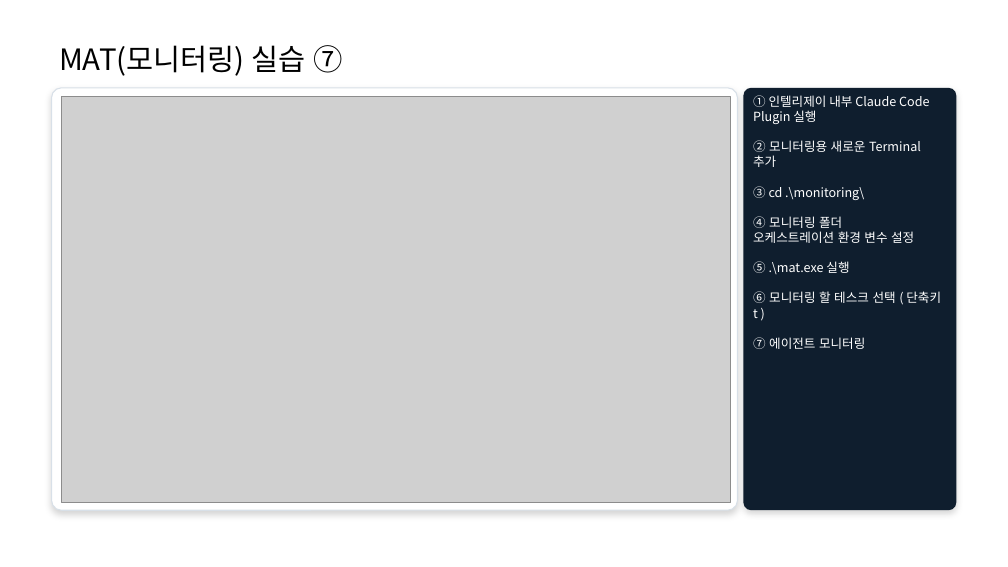
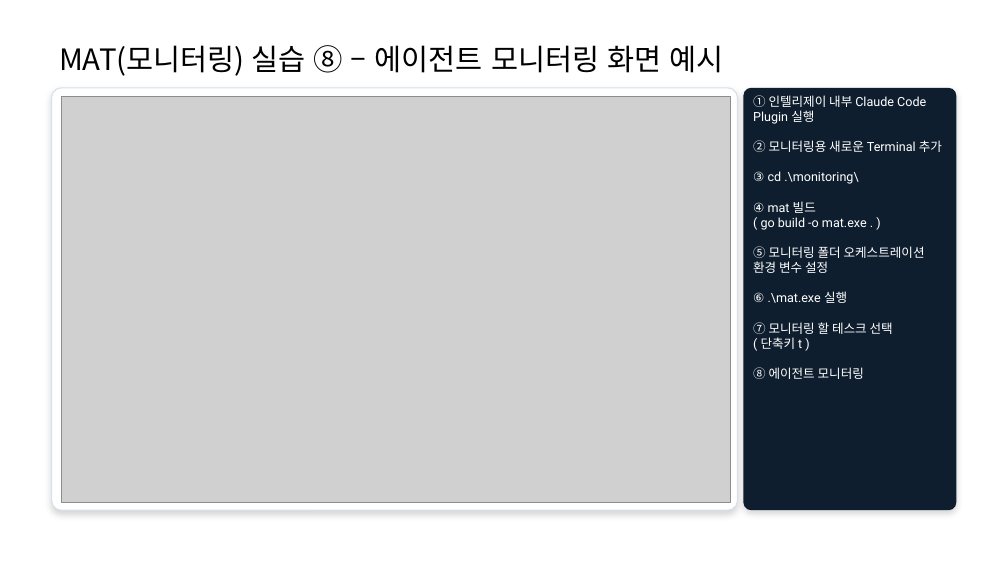
Before and after one commit to 313DEVGRP/Java-Service-Tree-Framework, a slide deck: slide 58 of Multi_Sub_Agent_USE_Manual_v1.0.pptx (slide 54 before the commit). Drawn at 1008x567 pixels with LibreOffice and Linux fonts; fonts in the diff are those of the drawing; grey boxes stand for pictures. Boxes give left, top, right and bottom in pixels: in the first picture for what was removed or moved away, otherwise in the second. Text is boxed around its words. In the diff, an @@ line names an element or a change of style, - is before the commit and + after.

```diff
--- a/Multi_Sub_Agent_USE_Manual_v1.0.pptx
+++ b/Multi_Sub_Agent_USE_Manual_v1.0.pptx
@@ text at <box>59,45,724,76</box>: text changed @@
-MAT(모니터링) 실습 ⑦
+MAT(모니터링) 실습 ⑧ – 에이전트 모니터링 화면 예시
@@ text in rounded rectangle at <box>753,95,942,184</box>: font Noto Sans CJK KR to Roboto in "① 인텔리제이 내부 Claude Code Plugin 실행", "② 모니터링용 새로운 Terminal 추가", "③ cd .\monitoring\" @@
@@ text in rounded rectangle at <box>753,201,925,379</box>: text changed; font Noto Sans CJK KR to Roboto @@
-④ 모니터링 폴더 오케스트레이션 환경 변수 설정
-⑤ .\mat.exe 실행
-⑥ 모니터링 할 테스크 선택 ( 단축키 t )
-⑦ 에이전트 모니터링
+④ mat 빌드
+( go build -o mat.exe . )
+⑤ 모니터링 폴더 오케스트레이션 환경 변수 설정
+⑥ .\mat.exe 실행
+⑦ 모니터링 할 테스크 선택
+( 단축키 t )
+⑧ 에이전트 모니터링
```
Also in this commit, not shown: 6 other slides changed, 4 slides added.
